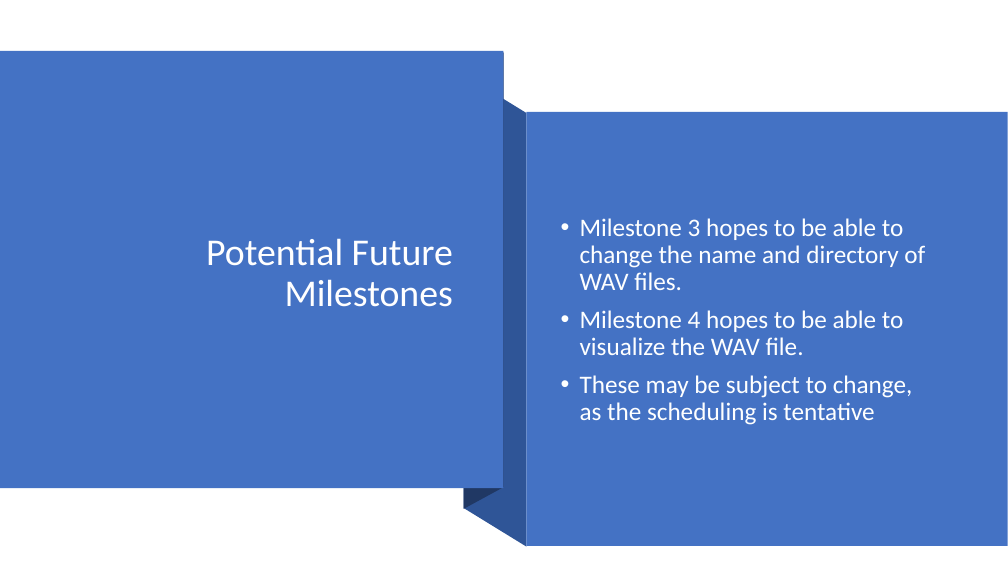
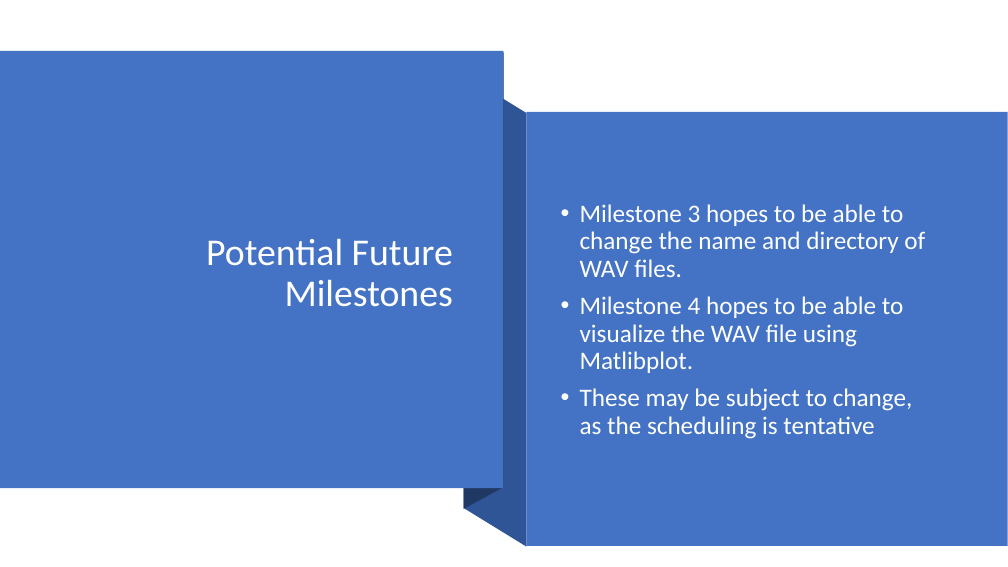
Before and after one commit to Mic-Check-2-Cruise-Control/root, a slide deck: slide 5 of Team Project Analysis-Milestone 2.pptx. Drawn at 1008x567 pixels with LibreOffice and Linux fonts; fonts in the diff are those of the drawing. Boxes give left, top, right and bottom in pixels: in the first picture for what was removed or moved away, otherwise in the second. Text is boxed around its words. In the diff, an @@ line names an element or a change of style, - is before the commit and + after.

```diff
--- a/Team Project Analysis-Milestone 2.pptx
+++ b/Team Project Analysis-Milestone 2.pptx
@@ text at [580, 296, 903, 373]: text changed @@
-• Milestone 4 hopes to be able to visualize the WAV file.
+• Milestone 4 hopes to be able to visualize the WAV file using Matlibplot.
```
Also in this commit, not shown: 4 other slides changed.
